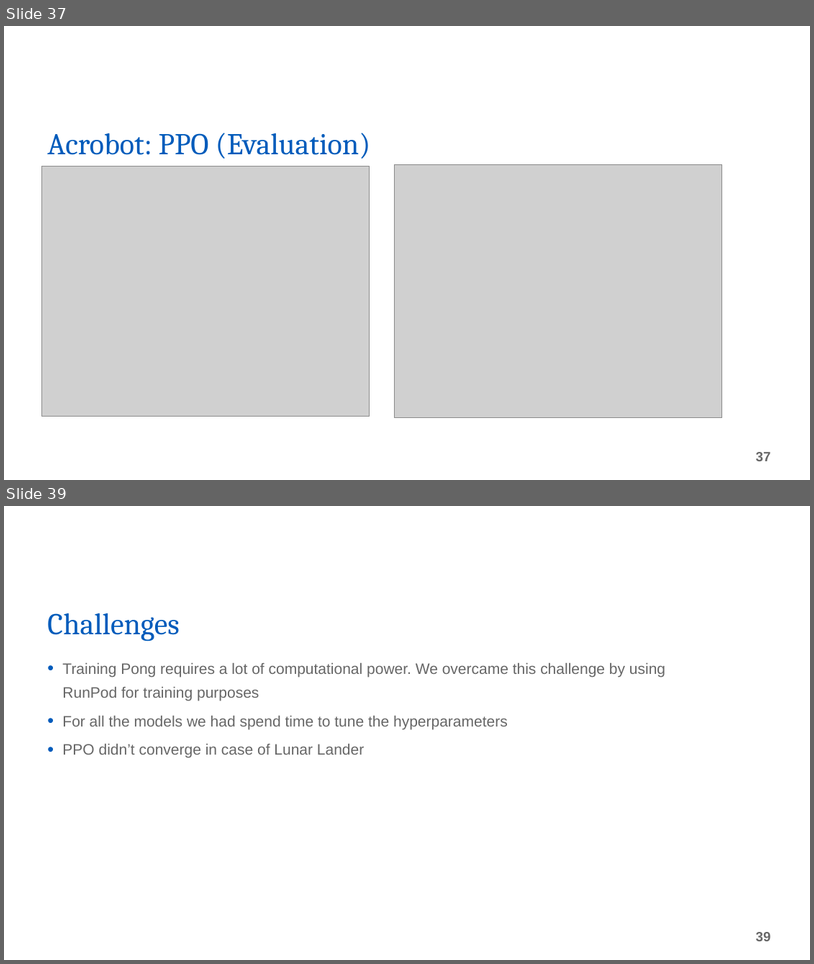
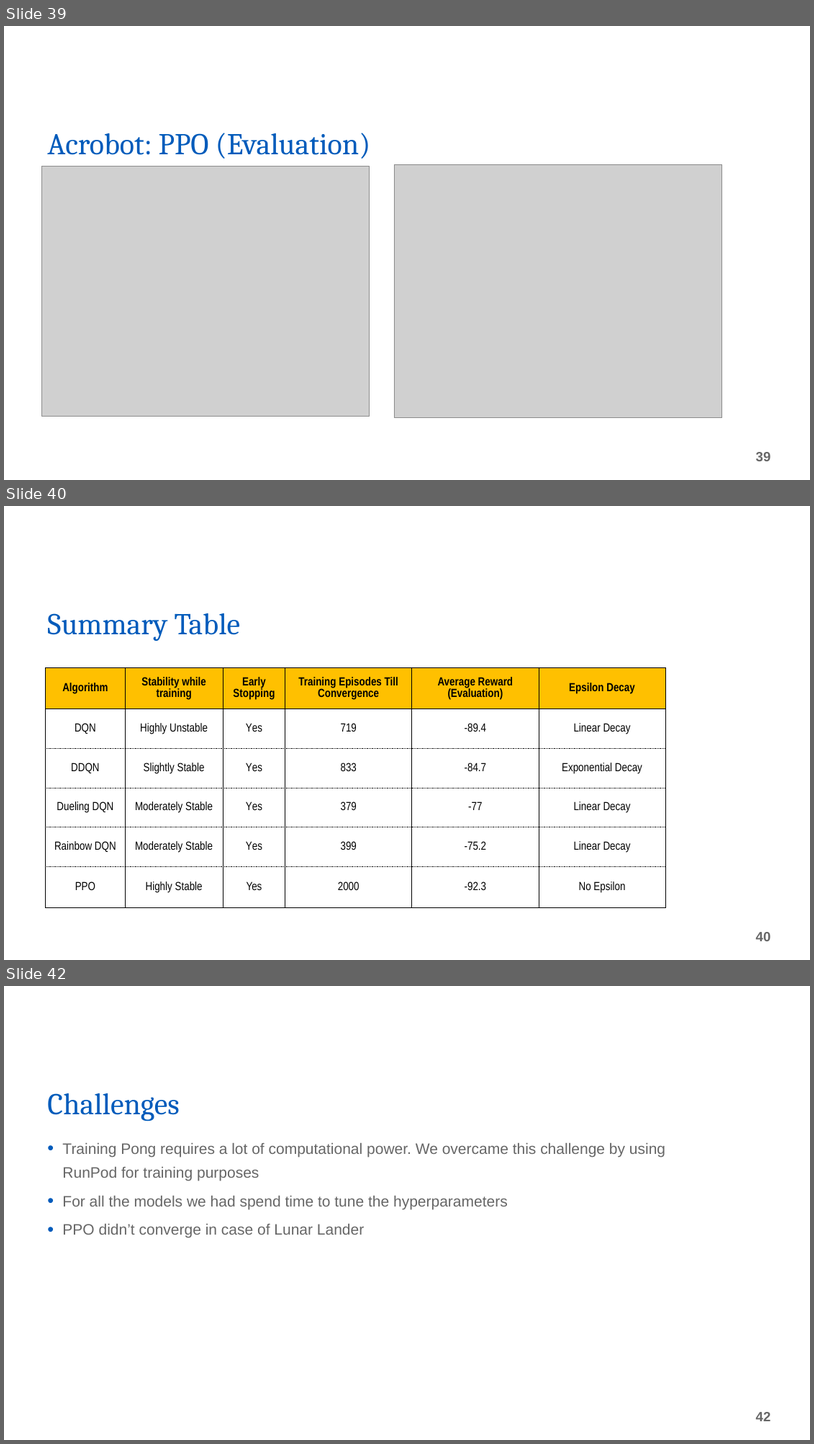
Before and after one commit to vivek-viswam-rv/rl-experiments, a slide deck: Final Project Presentation.pptx. Shown one above the other, each under a label of ours: slides 37 and 39 before the commit, slides 39, 40 and 42 after it; the slides between them are not shown. The pictures are 814x964 and 814x1444 pixels, drawn with LibreOffice and Linux fonts; fonts in the diff are those of the drawing; grey boxes stand for pictures; background and template pictures are left out. Boxes give left, top, right and bottom in pixels: in the first picture for what was removed or moved away, otherwise in the second. Text is boxed around its words. In the diff, an @@ line names an element or a change of style, - is before the commit and + after.

```diff
--- a/Final Project Presentation.pptx
+++ b/Final Project Presentation.pptx
@@ slide 40 added at box(4, 506, 810, 960), background picture (left out) @@
@@ title added at box(47, 613, 241, 641), 36 pt, text #005BBB @@
+Summary Table
@@ table added at box(46, 667, 540, 907), 6 rows, 5 columns @@
+Algorithm | Stability while training | Early Stopping | Training Episodes Till Convergence | Average Reward / (Evaluation)
+DQN | Highly Unstable | Yes | 719 | -89.4
+DDQN | Slightly Stable | Yes | 833 | -84.7
+Dueling DQN | Moderately Stable | Yes | 379 | -77
+Rainbow DQN | Moderately Stable | Yes | 399 | -75.2
+PPO | Highly Stable | Yes | 2000 | -92.3
@@ table added at box(540, 667, 666, 907), 6 rows, 1 columns @@
+Epsilon Decay
+Linear Decay
+Exponential Decay
+Linear Decay
+Linear Decay
+No Epsilon
@@ page number added at box(756, 932, 772, 941), 16 pt, text #666666, bold @@
+40
@@ what was slide 37 is now slide 39 @@
@@ page number at box(756, 452, 772, 461): text changed @@
-37
+39
@@ what was slide 39 is now slide 42 @@
@@ page number at box(756, 1412, 772, 1421): text changed @@
-39
+42
```
Also in this commit, not shown: 4 slides changed, 5 other slides added, 2 slides removed.
